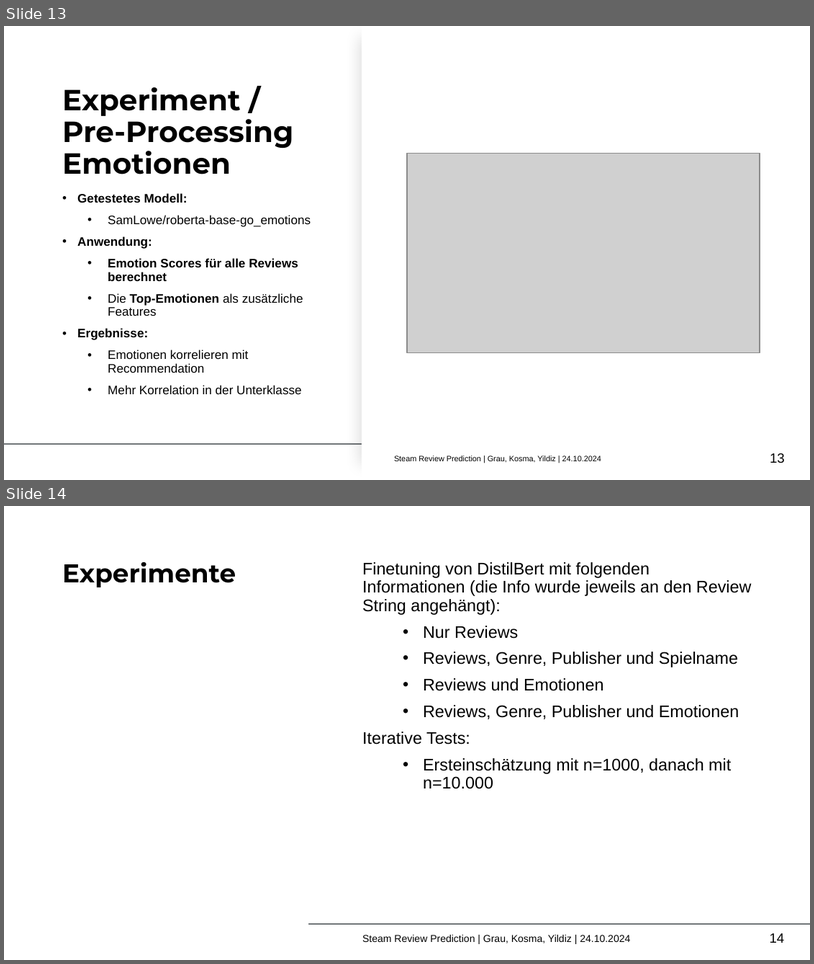
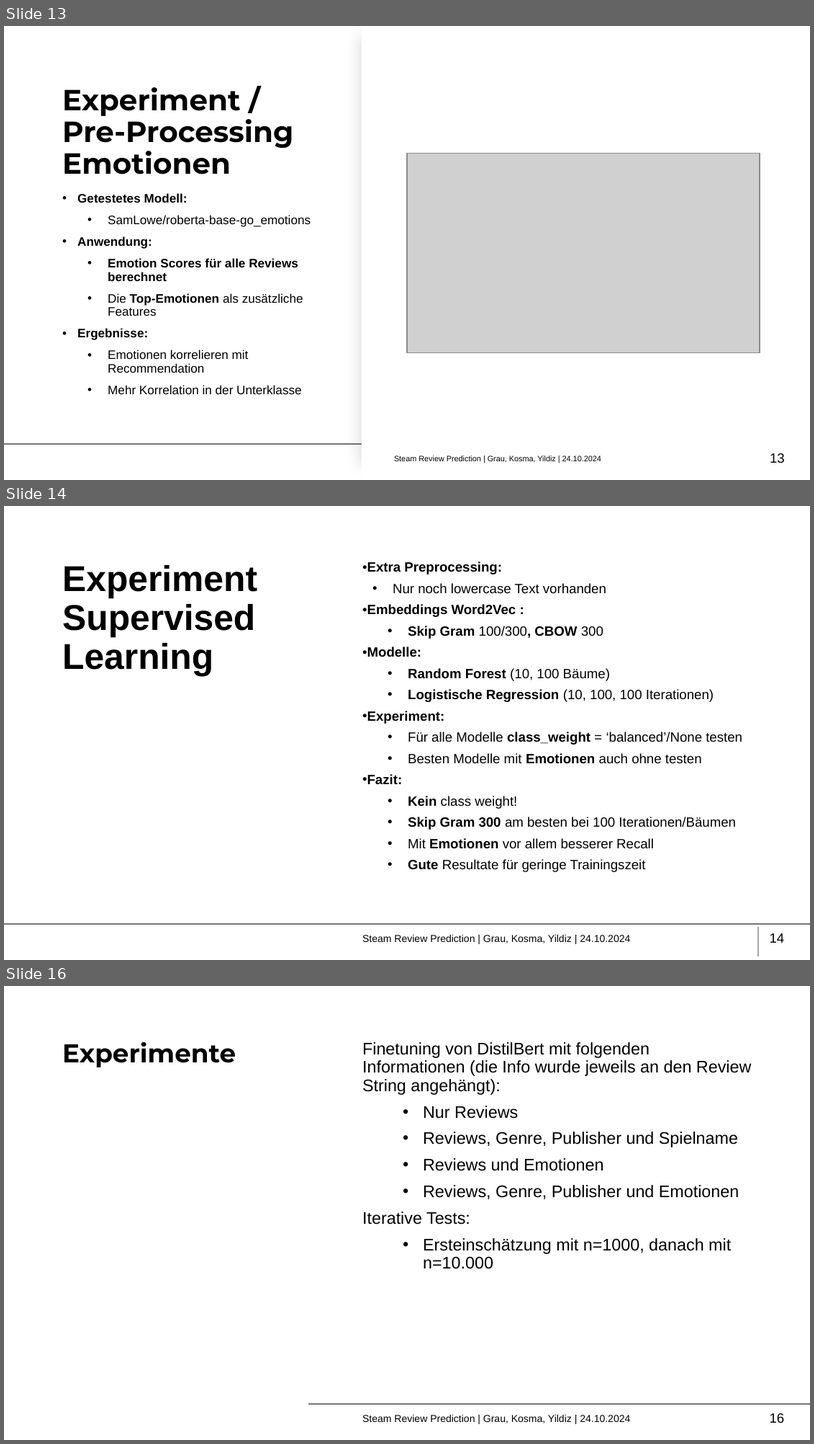
Before and after one commit to mikoyldz/steamrep, a slide deck: Steam Review Predictions.pptx. Shown one above the other, each under a label of ours: slides 13 and 14 before the commit, slides 13, 14 and 16 after it; the slides between them are not shown. The pictures are 814x964 and 814x1444 pixels, drawn with LibreOffice and Linux fonts; fonts in the diff are those of the drawing; grey boxes stand for pictures; background and template pictures are left out. Boxes give left, top, right and bottom in pixels: in the first picture for what was removed or moved away, otherwise in the second. Text is boxed around its words. In the diff, an @@ line names an element or a change of style, - is before the commit and + after.

Commit message:
supervised models update + pptx

```diff
--- a/Steam Review Predictions.pptx
+++ b/Steam Review Predictions.pptx
@@ slide 14 added at bbox=[4, 506, 810, 960], background #FFFFFF; not listed: 1 template element that a slide beside it also shows @@
@@ title added at bbox=[62, 565, 257, 676], 32 pt, text #000000, bold @@
+Experiment
+Supervised Learning
@@ text added at bbox=[363, 561, 743, 872], 12 pt, text #000000 @@
+• Extra Preprocessing:
+  • Nur noch lowercase Text vorhanden
+• Embeddings Word2Vec :
+  • Skip Gram 100/300, CBOW 300
+• Modelle:
+  • Random Forest (10, 100 Bäume)
+  • Logistische Regression (10, 100, 100 Iterationen)
+• Experiment:
+  • Für alle Modelle class_weight = ‘balanced’/None testen
+  • Besten Modelle mit Emotionen auch ohne testen
+• Fazit:
+  • Kein class weight!
+  • Skip Gram 300 am besten bei 100 Iterationen/Bäumen
+  • Mit Emotionen vor allem besserer Recall
+  • Gute Resultate für geringe Trainingszeit
@@ text added at bbox=[363, 934, 630, 943], 9 pt, text #000000 @@
+Steam Review Prediction | Grau, Kosma, Yildiz | 24.10.2024
@@ line added from (759, 926) to (759, 956), #A6A6A6 1 pt @@
@@ page number added at bbox=[770, 933, 785, 942], 12 pt, text #000000 @@
+14
@@ what was slide 14 is now slide 16 @@
@@ page number at bbox=[770, 1413, 785, 1423]: text changed @@
-14
+16
```
Also in this commit, not shown: 1 slide changed, 1 other slide added, 1 other file.
